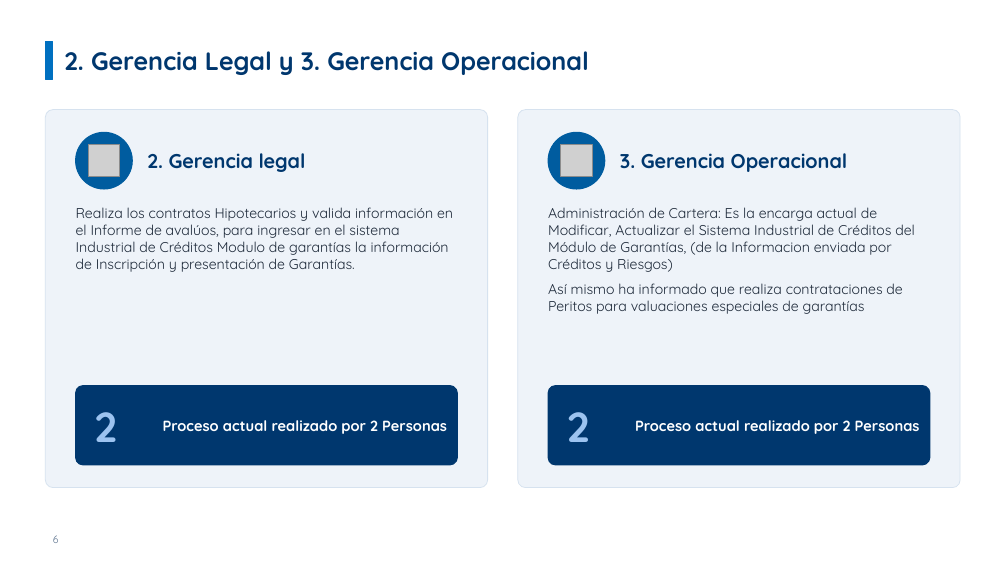
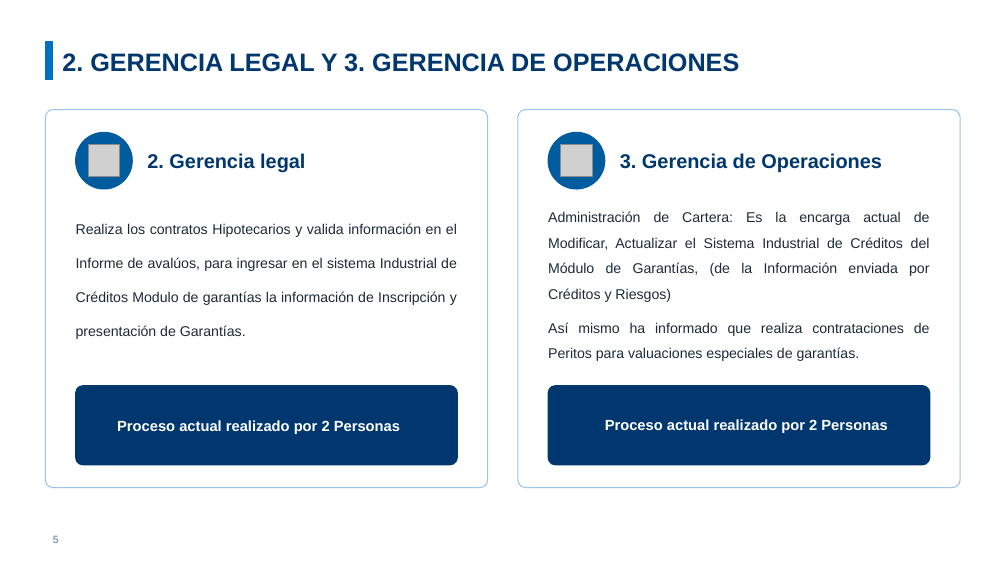
Before and after one commit to menjivar201280/riesgo, a slide deck: slide 5 of administracion-avaluos/Proyecto_Administracion_de_Avaluos.pptx (slide 6 before the commit). Drawn at 1008x567 pixels with LibreOffice and Linux fonts; fonts in the diff are those of the drawing; grey boxes stand for pictures; background and template pictures are left out. Boxes give left, top, right and bottom in pixels: in the first picture for what was removed or moved away, otherwise in the second. Text is boxed around its words. In the diff, an @@ line names an element or a change of style, - is before the commit and + after.

```diff
--- a/administracion-avaluos/Proyecto_Administracion_de_Avaluos.pptx
+++ b/administracion-avaluos/Proyecto_Administracion_de_Avaluos.pptx
@@ title at box(62, 53, 739, 72): text changed; font Quicksand to Arial @@
-2. Gerencia Legal y 3. Gerencia Operacional
+2. GERENCIA LEGAL Y 3. GERENCIA DE OPERACIONES
@@ rounded rectangle at box(45, 110, 488, 488): fill #EEF3F9 to #FFFFFF; outline #D6E2EF 0.75 pt to #9CC3F0 1 pt @@
@@ rounded rectangle at box(518, 110, 960, 488): fill #EEF3F9 to #FFFFFF; outline #D6E2EF 0.75 pt to #9CC3F0 1 pt @@
@@ text at box(620, 153, 882, 172): text changed; font Quicksand to Arial @@
-3. Gerencia Operacional
+3. Gerencia de Operaciones
@@ text "Realiza los contratos Hipotecarios y ..." at box(76, 223, 457, 339): font Quicksand to Arial; alignment left to justified; line spacing 1 to 2 @@
@@ text at box(548, 211, 930, 361): text changed; font Quicksand to Arial @@
-Administración de Cartera: Es la encarga actual de Modificar, Actualizar el Sistema Industrial de Créditos del Módulo de Garantías, (de la Informacion enviada por Créditos y Riesgos)
-Así mismo ha informado que realiza contrataciones de Peritos para valuaciones especiales de garantías
+Administración de Cartera: Es la encarga actual de Modificar, Actualizar el Sistema Industrial de Créditos del Módulo de Garantías, (de la Información enviada por Créditos y Riesgos)
+Así mismo ha informado que realiza contrataciones de Peritos para valuaciones especiales de garantías.
@@ text removed at box(94, 412, 117, 442) @@
-2
@@ font Quicksand to Arial in 3 elements at box(147, 153, 305, 173), box(605, 419, 887, 433), box(117, 420, 400, 434) @@
@@ text "Proceso actual realizado por 2 ...": place and size @@
-text "Proceso actual realizado por 2 ..." at box(163, 420, 447, 434)
+text "Proceso actual realizado por 2 ..." at box(117, 420, 400, 434)
@@ text removed at box(567, 412, 590, 442) @@
-2
@@ text "Proceso actual realizado por 2 ...": place and size @@
-text "Proceso actual realizado por 2 ..." at box(635, 420, 920, 434)
+text "Proceso actual realizado por 2 ..." at box(605, 419, 887, 433)
@@ page number at box(53, 536, 59, 543): text changed; font Quicksand to Arial @@
-6
+5
```
Also in this commit, not shown: 15 other slides changed, 2 slides removed.
